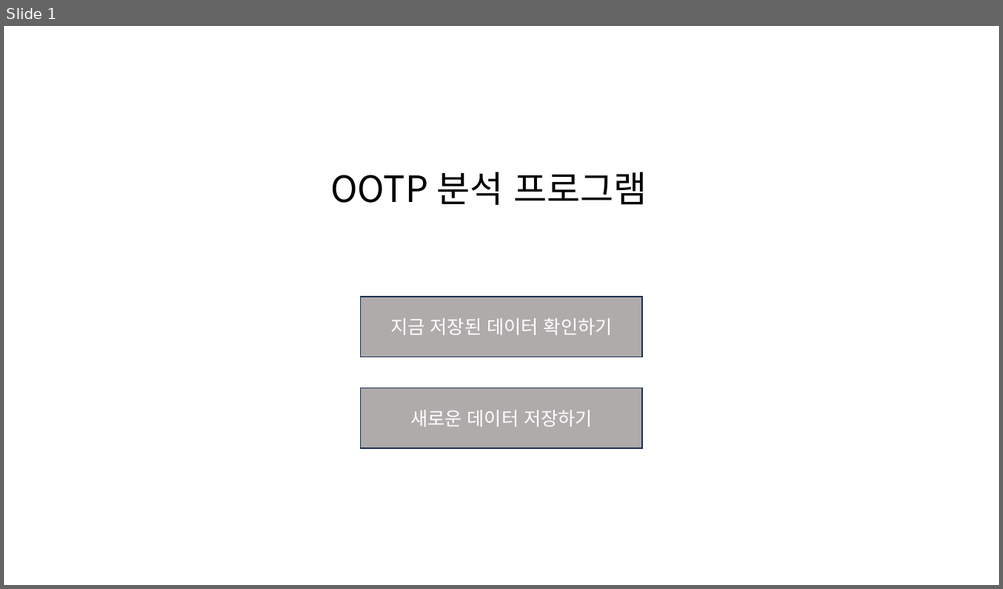
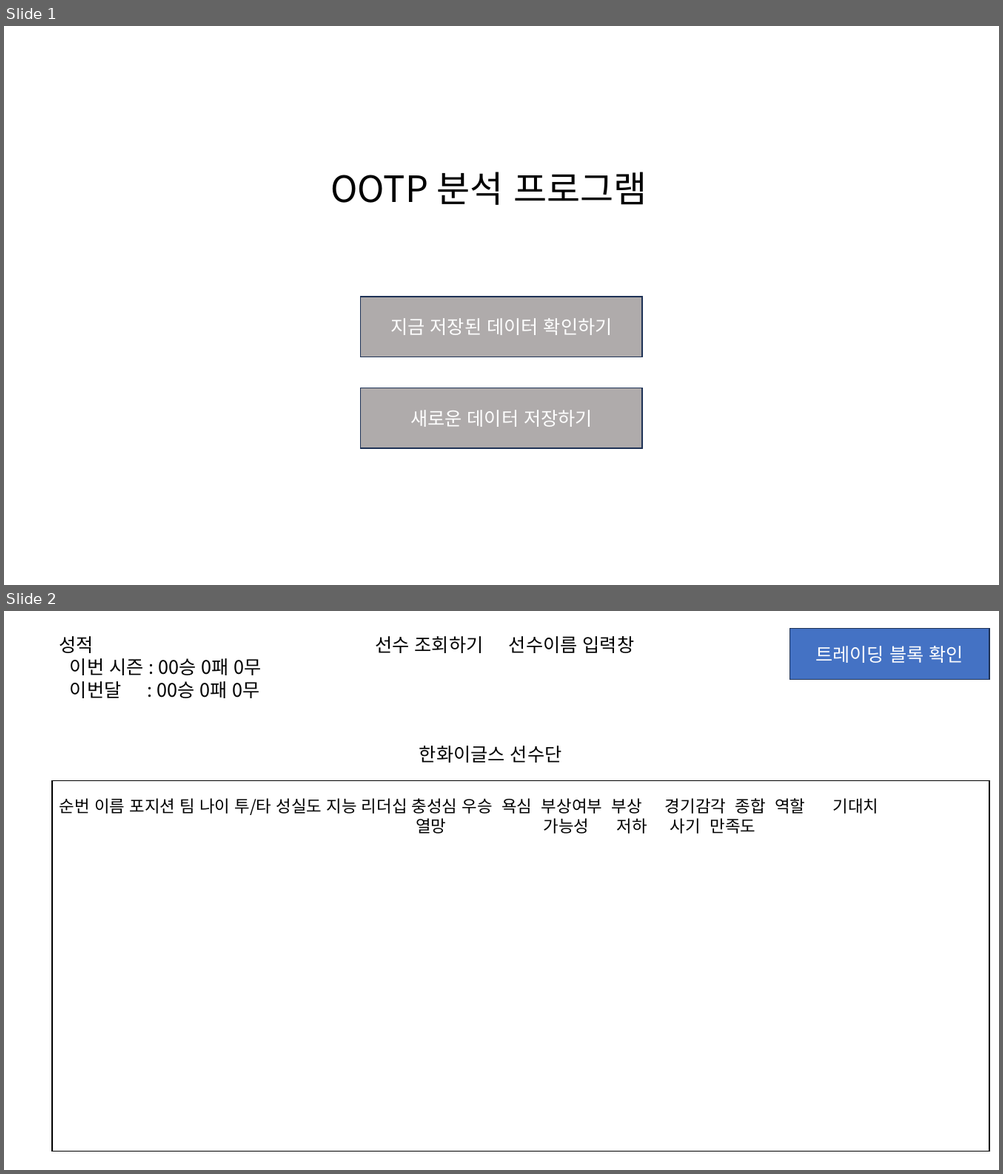
Before and after one commit to sungh313/ootp_stat_program, a slide deck: 화면구성도.pptx. Shown one above the other, each under a label of ours: slide 1 before the commit, slides 1 and 2 after it. The pictures are 1003x589 and 1003x1174 pixels, drawn with LibreOffice and Linux fonts; fonts in the diff are those of the drawing. Boxes give left, top, right and bottom in pixels: in the first picture for what was removed or moved away, otherwise in the second. Text is boxed around its words. In the diff, an @@ line names an element or a change of style, - is before the commit and + after.

```diff
--- a/화면구성도.pptx
+++ b/화면구성도.pptx
@@ slide 2 added at bbox=[4, 611, 999, 1170], background #FFFFFF @@
@@ rectangle added at bbox=[790, 628, 990, 680], fill #4472C4, outline #1E3256 1 pt, 18 pt, text #FFFFFF @@
+트레이딩 블록 확인
@@ text added at bbox=[60, 636, 262, 698], 18 pt, text #000000 @@
+성적
+이번 시즌 : 00승 0패 0무
+이번달 : 00승 0패 0무
@@ text added at bbox=[375, 636, 484, 653], 18 pt, text #000000 @@
+선수 조회하기
@@ text added at bbox=[509, 636, 634, 653], 18 pt, text #000000 @@
+선수이름 입력창
@@ text added at bbox=[419, 746, 562, 763], 18 pt, text #000000 @@
+한화이글스 선수단
@@ rectangle added at bbox=[52, 780, 989, 1151], outline #000000 1 pt @@
@@ text added at bbox=[60, 798, 805, 834], 16 pt, text #000000 @@
+순번 이름 포지션 팀 나이 투/타 성실도 지능 리더십 충성심 우승 욕심 부상여부 부상 경기감각 종합 역할 기대치
+열망 가능성 저하 사기 만족도
```
Also in this commit, not shown: 1 other slide added, 2 other files.
